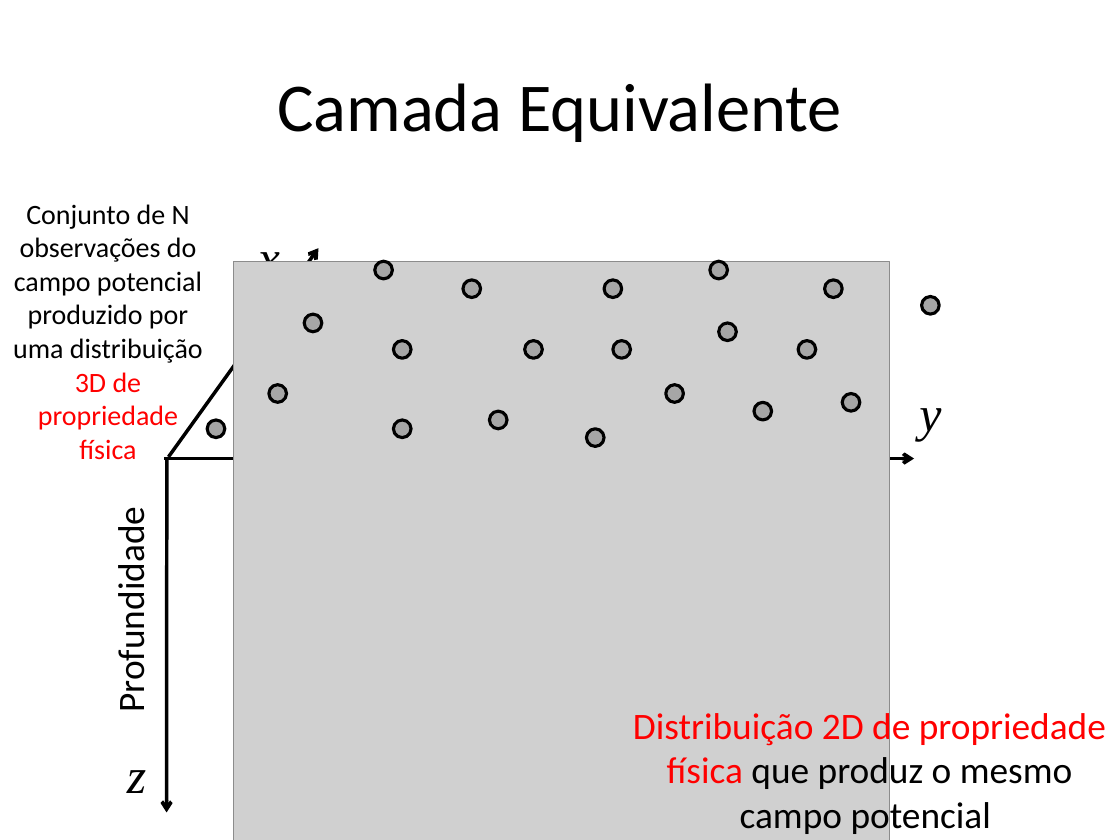
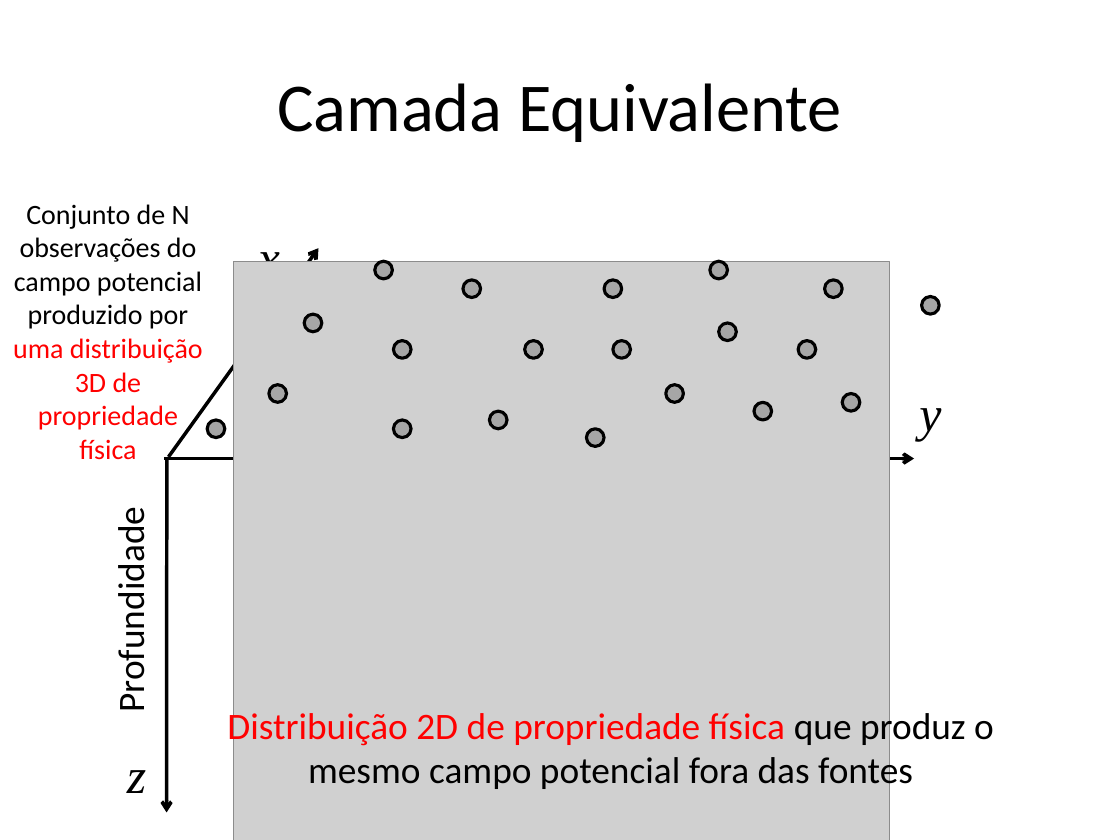
Before and after one commit to pinga-lab/CE-VII-SimBGf-2016, a slide deck: slide 17 of slides/ce-introducao.pptx (slide 11 before the commit). Drawn at 1120x840 pixels with LibreOffice and Linux fonts; fonts in the diff are those of the drawing; grey boxes stand for pictures. Boxes give left, top, right and bottom in pixels: in the first picture for what was removed or moved away, otherwise in the second. Text is boxed around its words. In the diff, an @@ line names an element or a change of style, - is before the commit and + after.

Commit message:
primeiras ideias sobre camada equivalente

```diff
--- a/slides/ce-introducao.pptx
+++ b/slides/ce-introducao.pptx
@@ text "Conjunto de N observações do ..." at box(13, 204, 203, 460): text colour #000000 to #FF0000 in "uma distribuição" @@
@@ text at box(227, 708, 994, 793): text changed; text colour #FF0000 to #000000 @@
-Distribuição 2D de propriedade física que produz o mesmo campo potencial
+Distribuição 2D de propriedade física que produz o mesmo campo potencial fora das fontes
```
Also in this commit, not shown: 7 other slides changed, 10 slides added, 3 slides removed, 4 other files.
